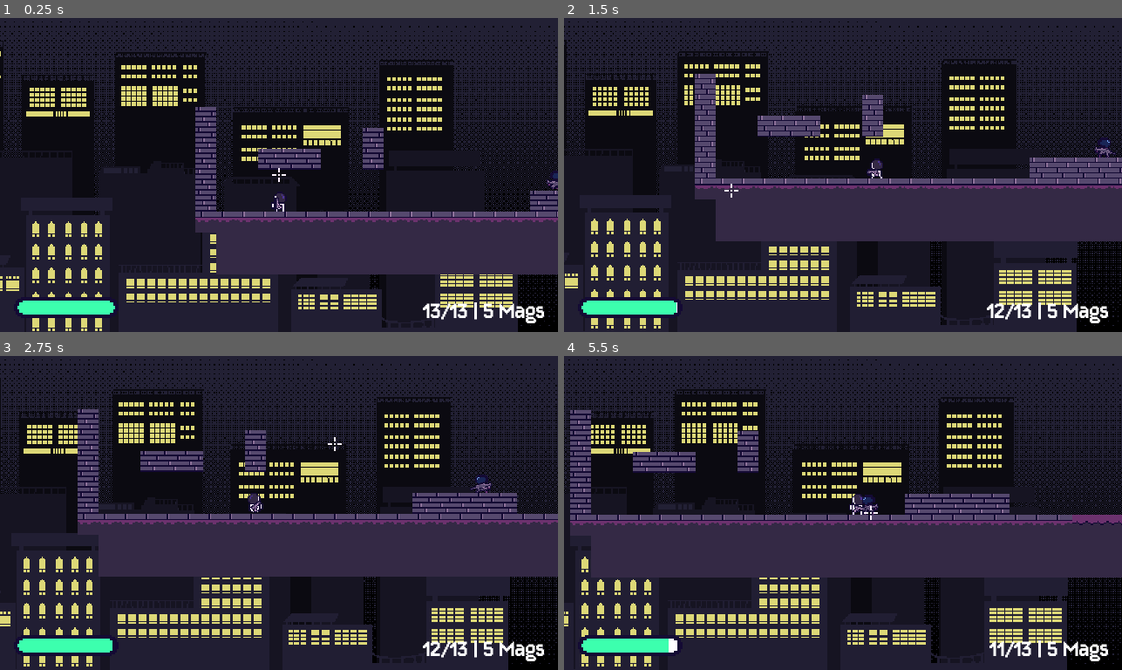
Above: before the commit, frames 1-4 (two rows, left to right).
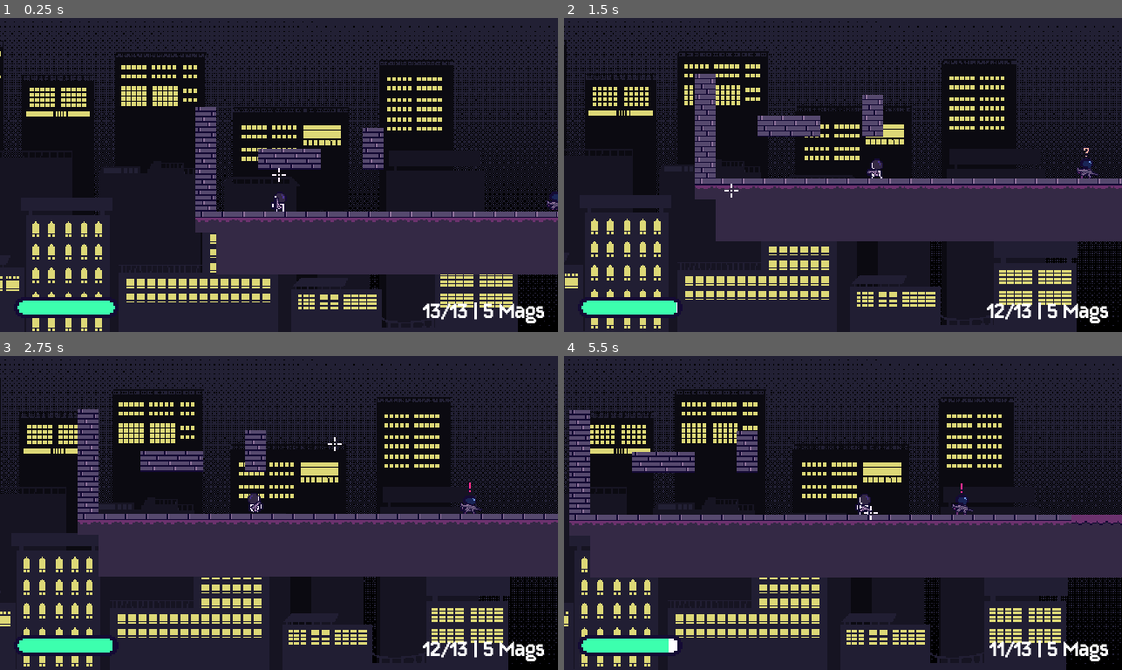
Above: after the commit, the same moments.

Repository: kyteidev/rogueshot
Game: Godot game, scene res://scenes/game_debug.tscn
Two runs of this game, one before a commit and one after it. Both use one fixed random seed, a clock stepped at 60 frames per second and the inputs below.
Inputs (mouse positions are in pixels of both pictures, inside the frame that each line leads up to):
- Up to frame 1 (0.25 s): no input
- Up to frame 2 (1.5 s): move the mouse to (965, 159) at 0.52 s; press the mouse at (965, 159) at 0.53 s; hold D (player_right) from 0.53 s (still down); tap W (player_jump) at 0.77 s; move the mouse to (731, 190) at 1.27 s; release the mouse at (731, 190) at 1.28 s; tap Shift (player_sprint) at 1.35 s
- Up to frame 3 (2.75 s): tap W (player_jump) at 1.52 s; move the mouse to (334, 443) at 2.02 s; release D (player_right) at 2.03 s; hold A (player_left) from 2.03 s (still down); tap 1 (weapon_1) at 2.1 s
- Up to frame 4 (5.5 s): move the mouse to (815, 575) at 2.77 s; release A (player_left) at 2.78 s; hold D (player_right) 2.78-4.28 s; tap 2 (weapon_2) at 2.85 s; tap W (player_jump) at 3.02, 3.77, 4.52 s; move the mouse to (1010, 560) at 3.52 s; tap Q (weapon_cycle) at 3.6 s; move the mouse to (675, 465) at 4.27 s; hold A (player_left) 4.28-5.03 s; click (675, 465) at 4.35 s; move the mouse to (870, 513) at 5.02 s; hold D (player_right) from 5.03 s (still down); hold Shift (player_sprint) from 5.03 s (still down)

The runs differ from the first frame. In frame 1, 0.3% of the frame differs, in the area x 95-100%, y 48-62%; in frame 2, 1.1%; in frame 3, 1.0%; in frame 4, 2.2%, in the area x 0-100%, y 17-100%.
Error before the commit: Attempt to call function 'is_in_group' in base 'null instance' on a null instance. (res://scripts/enemy.gd:64)

Commit message:
add enemy investigate and aggro status icon

Diff:
--- a/scenes/characters/enemy.tscn
+++ b/scenes/characters/enemy.tscn
@@ -3,6 +3,8 @@
 [ext_resource type="Script" uid="uid://bpqxislc5uiqk" path="res://scripts/enemy.gd" id="1_4ra3w"]
 [ext_resource type="Texture2D" uid="uid://bxil48e432vuf" path="res://assets/sprites/enemy1.png" id="1_md0e3"]
 [ext_resource type="Texture2D" uid="uid://b01e1rwshiegl" path="res://assets/sprites/weapons/rifle.png" id="3_f2e6v"]
+[ext_resource type="Texture2D" uid="uid://sxdj3w7nress" path="res://assets/sprites/icons/question mark.png" id="4_21x0f"]
+[ext_resource type="Script" uid="uid://dtictyumsb7ps" path="res://scripts/characters/enemy_status_icon.gd" id="5_jgk6k"]
 
 [sub_resource type="AtlasTexture" id="AtlasTexture_md484"]
 atlas = ExtResource("1_md0e3")
@@ -130,10 +132,10 @@
 height = 14.0
 
 [sub_resource type="CircleShape2D" id="CircleShape2D_f2e6v"]
-radius = 250.0
+radius = 200.0
 
 [sub_resource type="CircleShape2D" id="CircleShape2D_21x0f"]
-radius = 175.0
+radius = 125.0
 
 [node name="Enemy" type="CharacterBody2D" unique_id=73622017]
 collision_mask = 3
@@ -172,23 +174,34 @@
 target_position = Vector2(0, 4)
 
 [node name="LOSRay" type="RayCast2D" parent="." unique_id=1916510562]
-position = Vector2(0, -10)
-target_position = Vector2(250, 0)
+position = Vector2(0, -12)
+target_position = Vector2(200, 0)
 
 [node name="DetectionArea" type="Area2D" parent="." unique_id=1094551148]
-position = Vector2(0, -10)
+position = Vector2(0, -12)
 collision_mask = 4
 
 [node name="CollisionShape2D" type="CollisionShape2D" parent="DetectionArea" unique_id=469845586]
 shape = SubResource("CircleShape2D_f2e6v")
 
 [node name="AggroArea" type="Area2D" parent="." unique_id=919520652]
-position = Vector2(0, -10)
+position = Vector2(0, -12)
 collision_mask = 4
 
 [node name="CollisionShape2D" type="CollisionShape2D" parent="AggroArea" unique_id=968259423]
 position = Vector2(0, -7)
 shape = SubResource("CircleShape2D_21x0f")
+
+[node name="StatusIcon" type="Sprite2D" parent="." unique_id=901298442]
+z_index = 1
+position = Vector2(1, -16)
+scale = Vector2(0.5, 0.5)
+texture = ExtResource("4_21x0f")
+offset = Vector2(0, -8)
+script = ExtResource("5_jgk6k")
+
+[node name="FadeTimer" type="Timer" parent="StatusIcon" unique_id=69940822]
+one_shot = true
 
 [connection signal="body_entered" from="DetectionArea" to="." method="_on_detection_area_body_entered"]
 [connection signal="body_exited" from="DetectionArea" to="." method="_on_detection_area_body_exited"]
--- a/scenes/game_debug.tscn
+++ b/scenes/game_debug.tscn
@@ -45,7 +45,7 @@
 [node name="TileMap" type="TileMap" parent="." unique_id=768231789]
 tile_set = SubResource("TileSet_nxcxh")
 format = 2
-layer_0/tile_data = PackedInt32Array(65534, 0, 0, 65535, 0,  …(1571 unchanged characters)…  0, -65512, 196608, 0, -65511, 196608, 0, -65524, 262144, 0, -65523, 262144, 0, -65522, 262144, 0, -65521, 262144, 0, -65520, 262144, 0)
+layer_0/tile_data = PackedInt32Array(65534, 0, 0, 65535, 0,  …(1571 unchanged characters)…  0, -65512, 196608, 0, -65511, 196608, 0)
 
 [node name="CrosshairCanvas" parent="." unique_id=1451679454 groups=["crosshair"] instance=ExtResource("4_8285f")]
 visible = false
--- /dev/null
+++ b/scripts/characters/enemy_status_icon.gd
@@ -0,0 +1,62 @@
+extends Sprite2D
+
+
+const STRETCH = 0.2
+const FADE_DURATION = 0.5
+const FADE_DELAY = 3.0
+
+var stretch_tween: Tween
+var fade_tween: Tween
+var can_fade = false
+
+@onready var original_pos = position
+@onready var original_scale = scale
+
+@onready var fade_timer = $FadeTimer
+
+
+func _ready() -> void:
+	visible = false
+	fade_timer.wait_time = FADE_DELAY
+
+
+func _process(_delta: float) -> void:
+	pass
+	# TODO: IMPLEMENT LATER
+	# fade out after a set time
+	#if scale == original_scale and can_fade and fade_timer.is_stopped():
+	#	fade_tween = create_tween()
+	#	fade_tween.tween_property(self, "modulate", Color("ffffff00"), FADE_DURATION)
+	#	fade_tween.finished.connect(_finish_anim)
+
+
+func _finish_anim() -> void:
+	visible = false
+	modulate = Color("ffffffff")
+
+	can_fade = false
+
+
+# this is called from enemy.gd
+func play_anim() -> void:
+	if stretch_tween:
+		stretch_tween.kill()
+
+	visible = true
+	#can_fade = true
+
+	# icon squash and stretch animation
+	scale = Vector2(original_scale.x + STRETCH, 0.0)
+	modulate = Color("ffffff00")
+
+	stretch_tween = create_tween()
+
+	# part 1
+	stretch_tween.parallel().tween_property(self, "scale", original_scale + Vector2(-STRETCH, STRETCH), 0.12)\
+			.set_trans(Tween.TRANS_QUAD).set_ease(Tween.EASE_OUT)
+	stretch_tween.parallel().tween_property(self, "modulate", Color("ffffffff"), 0.05)
+
+	# part 2
+	stretch_tween.chain().tween_property(self, "scale", original_scale, 0.18)\
+			.set_trans(Tween.TRANS_BACK).set_ease(Tween.EASE_OUT)\
+			.finished.connect(fade_timer.start)
--- a/scripts/enemy.gd
+++ b/scripts/enemy.gd
@@ -32,9 +32,15 @@
 var is_detecting = false
 var is_aggroing = false
 
+var can_play_icon_anim = false
+
+# index 0: question mark, index 1: exclamation mark
+var status_icons = [preload("res://assets/sprites/icons/question mark.png"), preload("res://assets/sprites/icons/exclamation mark.png")]
+
 @onready var anim = $AnimatedSprite2D
 @onready var weapon = $Weapon
 @onready var weapon_sprite = $Weapon/Rifle1
+@onready var status_icon = $StatusIcon
 
 @onready var wall_ray = $WallRay
 @onready var ledge_ray = $LedgeRay
@@ -61,12 +67,12 @@
 
 		# make sure enemy has line of sight to player
 		var ray_target = los_ray.get_collider()
-		if ray_target.is_in_group("player"):
-			state = State.INVESTIGATE
-
-			# if player enters aggro range and enemy has line of sight
+		if ray_target and ray_target.is_in_group("player"):
+			# set appropriate state
 			if is_aggroing:
 				state = State.ATTACK
+			else:
+				state = State.INVESTIGATE
 
 
 func _physics_process(delta: float) -> void:
@@ -121,6 +127,7 @@
 	anim.play("run")
 	anim.speed_scale = 0.9
 
+	# flip necessary values
 	if is_on_floor() and (wall_ray.is_colliding() or not ledge_ray.is_colliding()):
 		direction *= -1
 		weapon.rotation = deg_to_rad(PATROL_WEAPON_TILT if direction > 0 else 180.0 - PATROL_WEAPON_TILT)
@@ -128,11 +135,19 @@
 		anim.flip_h = not anim.flip_h
 		wall_ray.target_position *= -1
 		ledge_ray.position.x *= -1
+
+		status_icon.position.x *= -1
 	speed = PATROL_SPEED
 
 
 func _state_investigate() -> void:
-	pass
+	if can_play_icon_anim:
+		speed = 0.0
+
+		status_icon.texture = status_icons[0]
+		status_icon.play_anim()
+
+		can_play_icon_anim = false
 
 
 func _state_chase() -> void:
@@ -140,7 +155,13 @@
 
 
 func _state_attack() -> void:
-	pass
+	if can_play_icon_anim:
+		speed = 0.0
+
+		status_icon.texture = status_icons[1]
+		status_icon.play_anim()
+
+		can_play_icon_anim = false
 
 
 func _state_retreat() -> void:
@@ -163,22 +184,33 @@
 
 
 func _on_detection_area_body_entered(body: Node2D) -> void:
+	print("inv")
 	if body.is_in_group("player"):
 		is_detecting = true
 		target = body
 
+		can_play_icon_anim = true
+
 
 func _on_detection_area_body_exited(body: Node2D) -> void:
 	if body.is_in_group("player"):
 		is_detecting = false
 		target = null
 
+		can_play_icon_anim = false
 
 func _on_aggro_area_body_entered(body: Node2D) -> void:
+	print("aggro")
 	if body.is_in_group("player"):
 		is_aggroing = true
+		# set state in this frame, otherwise aggro status wont show
+		state = State.ATTACK
+
+		can_play_icon_anim = true
 
 
 func _on_aggro_area_body_exited(body: Node2D) -> void:
 	if body.is_in_group("player"):
 		is_aggroing = false
+
+		can_play_icon_anim = false
Binary file added: assets/sprites/icons/exclamation mark.png
Not shown, added: assets/sprites/icons/exclamation mark.png.import
Binary file added: assets/sprites/icons/question mark.png
Not shown, added: assets/sprites/icons/question mark.png.import
Not shown, added: scripts/characters/enemy_status_icon.gd.uid
